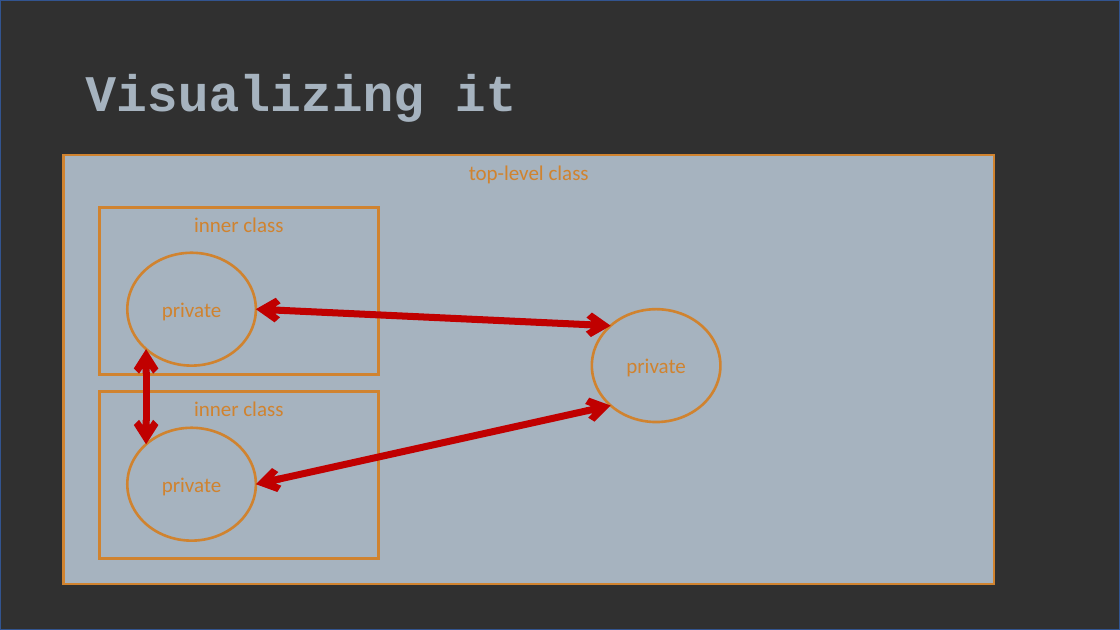
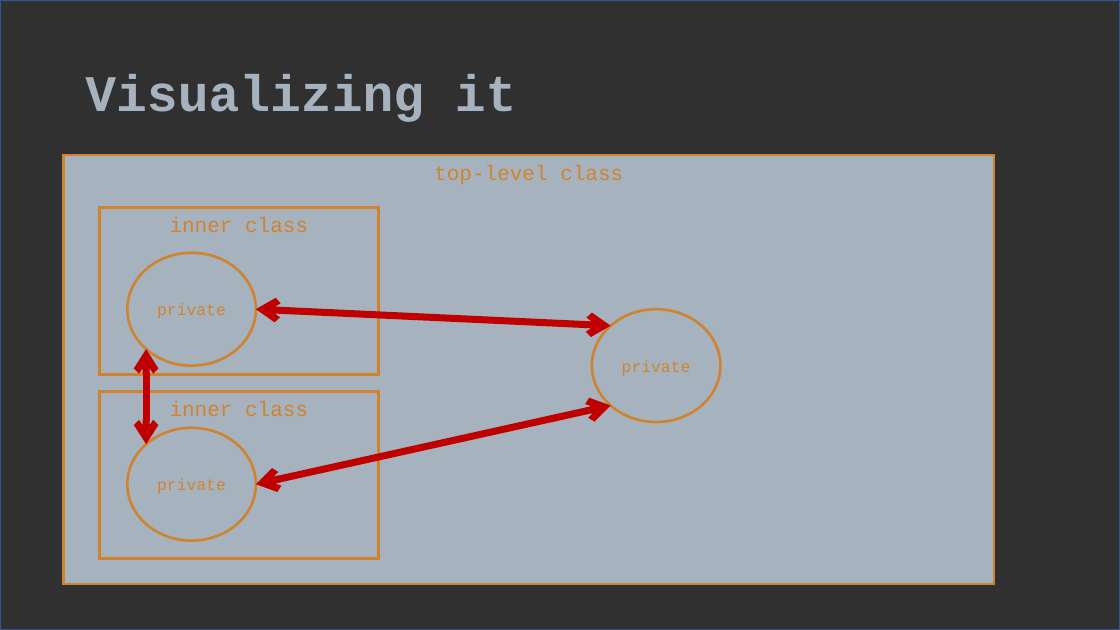
Before and after one commit to verhas/BLOG, a slide deck: slide 16 of access_modifiers/acess_modifiers.pptx. Drawn at 1120x630 pixels with LibreOffice and Linux fonts; fonts in the diff are those of the drawing. Boxes give left, top, right and bottom in pixels: in the first picture for what was removed or moved away, otherwise in the second. Text is boxed around its words. In the diff, an @@ line names an element or a change of style, - is before the commit and + after.

```diff
--- a/access_modifiers/acess_modifiers.pptx
+++ b/access_modifiers/acess_modifiers.pptx
@@ size 18 to 14 pt, font Calibri to Courier New in 3 elements at (128,428,256,540), (128,253,256,365), (592,309,721,422) @@
@@ font Calibri to Courier New in 3 elements at (64,155,995,585), (99,208,378,375), (99,392,378,559) @@
```
Also in this commit, not shown: 1 other slide changed, 11 slides added.
